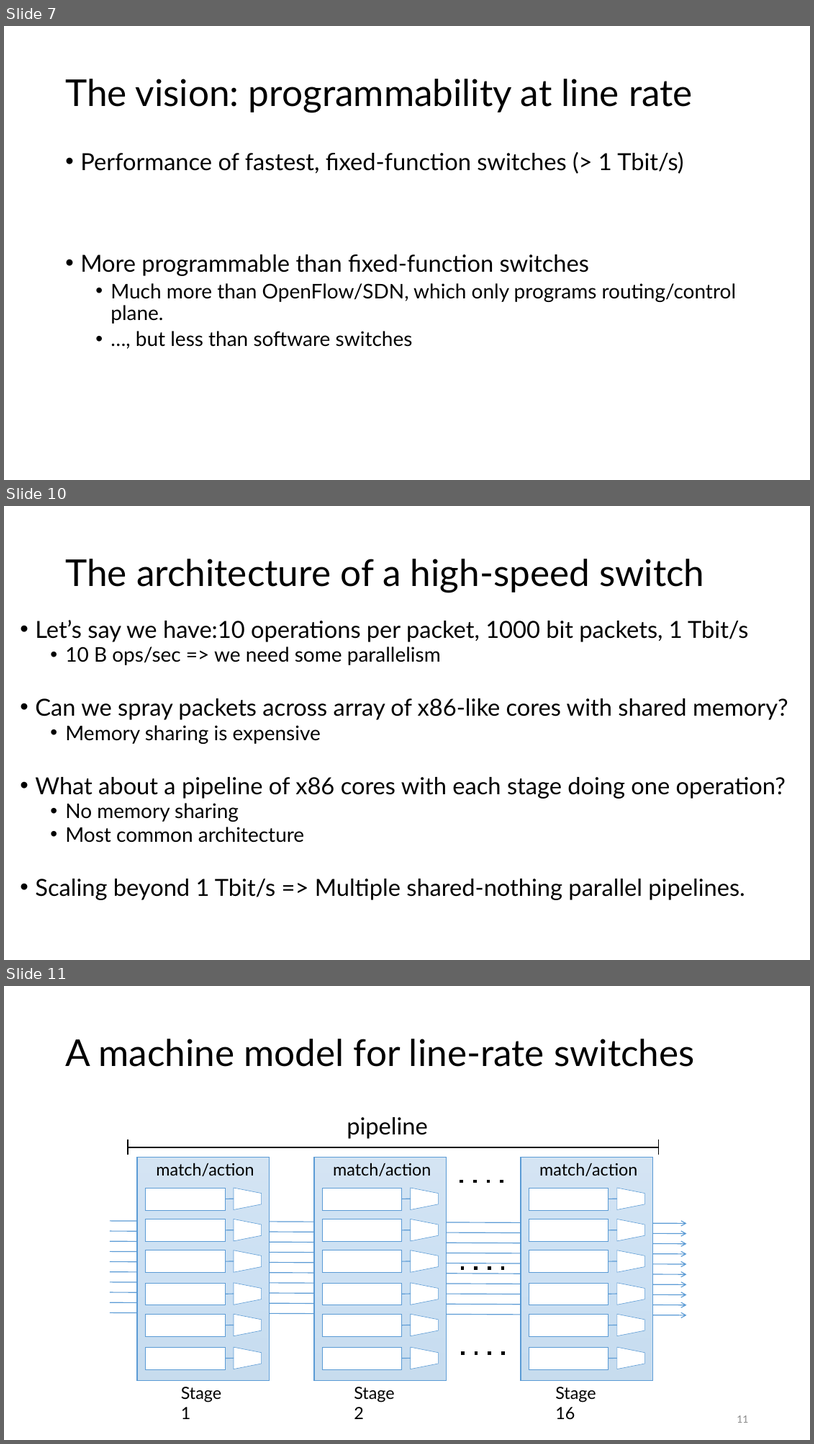
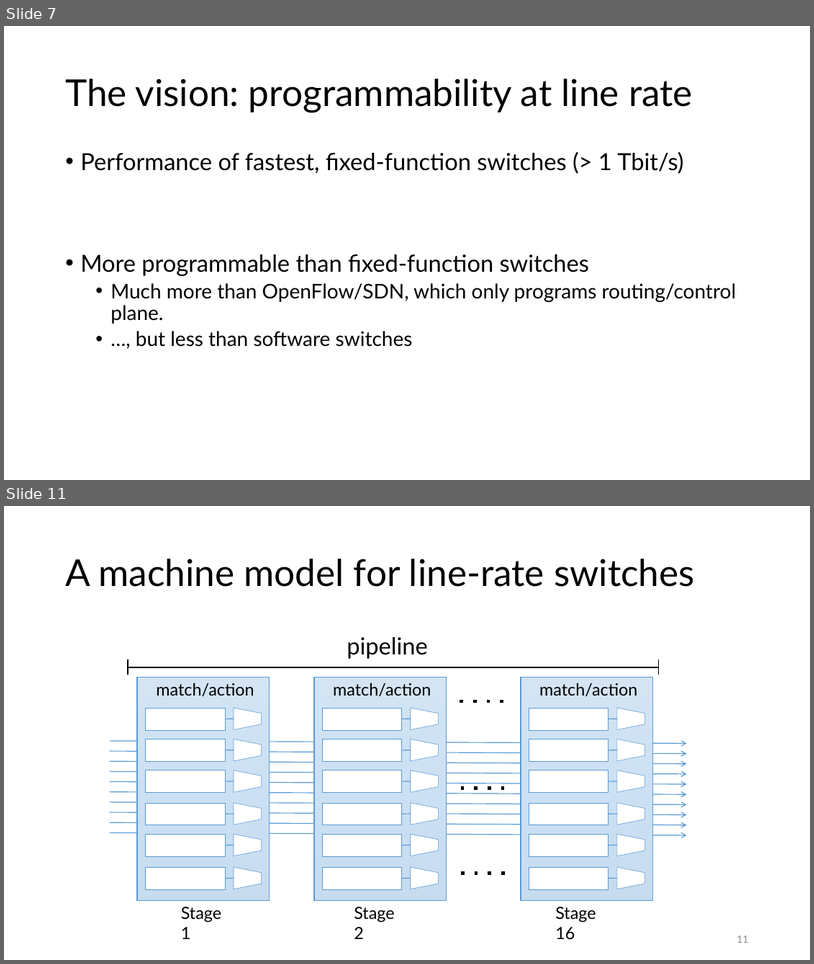
Before and after one commit to anirudhSK/pifo-domino-marple-ppts, a slide deck: combined_domino_pifo.pptx. Shown one above the other, each under a label of ours: slides 7, 10 and 11 before the commit, slides 7 and 11 after it; the slides between them are not shown. The pictures are 814x1444 and 814x964 pixels, drawn with LibreOffice and Linux fonts; fonts in the diff are those of the drawing. Boxes give left, top, right and bottom in pixels: in the first picture for what was removed or moved away, otherwise in the second. Text is boxed around its words. In the diff, an @@ line names an element or a change of style, - is before the commit and + after.

Commit message:
Finish most of the frontend of the talk

```diff
--- a/combined_domino_pifo.pptx
+++ b/combined_domino_pifo.pptx
@@ slide 10 removed at [4,506,810,960], background #FFFFFF @@
@@ title removed at [38,559,177,574] @@
-This Talk
@@ text removed at [65,559,705,592] @@
-The architecture of a high-speed switch
@@ text removed at [35,620,789,900] @@
-• Let’s say we have:10 operations per packet, 1000 bit packets, 1 Tbit/s
-  • 10 B ops/sec => we need some parallelism
-• Can we spray packets across array of x86-like cores with shared memory?
-  • Memory sharing is expensive
-• What about a pipeline of x86 cores with each stage doing one operation?
-  • No memory sharing
-  • Most common architecture
-• Scaling beyond 1 Tbit/s => Multiple shared-nothing parallel pipelines.
```
Also in this commit, not shown: 1 slide changed, 2 slides added, 1 other slide removed.
